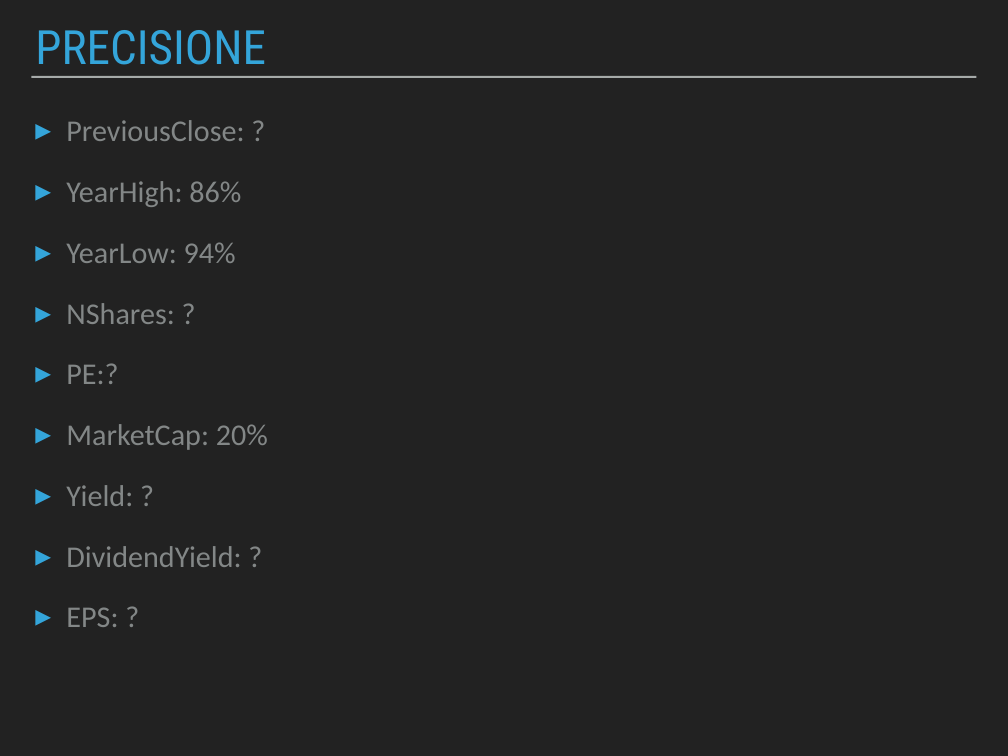
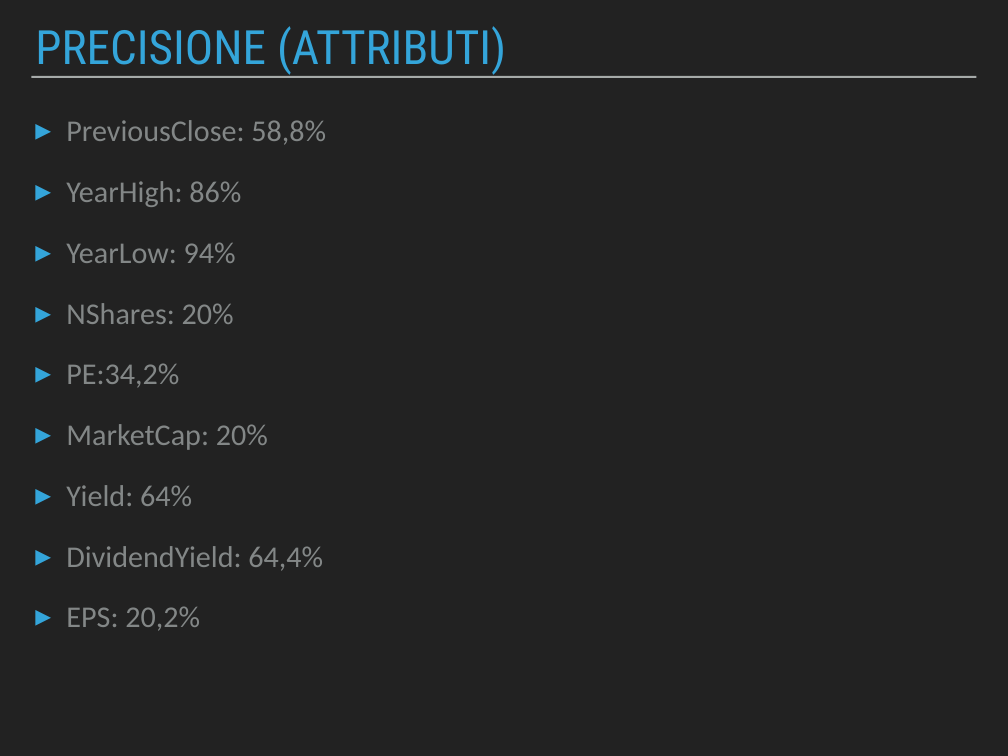
Before and after one commit to Beltra97/Unimib_ArchitettureDati, a slide deck: slide 12 of PresentazionePowerPoint.pptx (slide 9 before the commit). Drawn at 1008x756 pixels with LibreOffice and Linux fonts; fonts in the diff are those of the drawing. Boxes give left, top, right and bottom in pixels: in the first picture for what was removed or moved away, otherwise in the second. Text is boxed around its words. In the diff, an @@ line names an element or a change of style, - is before the commit and + after.

```diff
--- a/PresentazionePowerPoint.pptx
+++ b/PresentazionePowerPoint.pptx
@@ title at (35, 26, 506, 75): text changed @@
-PRECISIONE
+PRECISIONE (ATTRIBUTI)
@@ text at (66, 120, 326, 145): text changed @@
-▸ PreviousClose: ?
+▸ PreviousClose: 58,8%
@@ text at (66, 303, 234, 388): text changed @@
-▸ NShares: ?
-▸ PE:?
+▸ NShares: 20%
+▸ PE:34,2%
@@ text at (66, 485, 323, 631): text changed @@
-▸ Yield: ?
-▸ DividendYield: ?
-▸ EPS: ?
+▸ Yield: 64%
+▸ DividendYield: 64,4%
+▸ EPS: 20,2%
```
Also in this commit, not shown: 5 other slides changed, 7 slides added, 1 slide removed, 1 other file.
